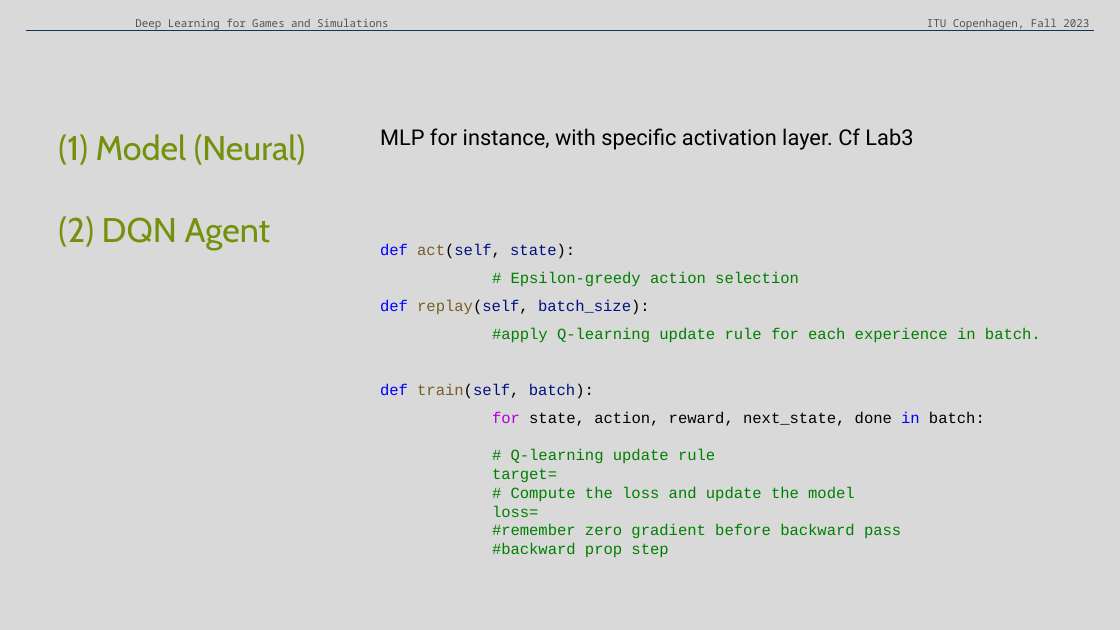
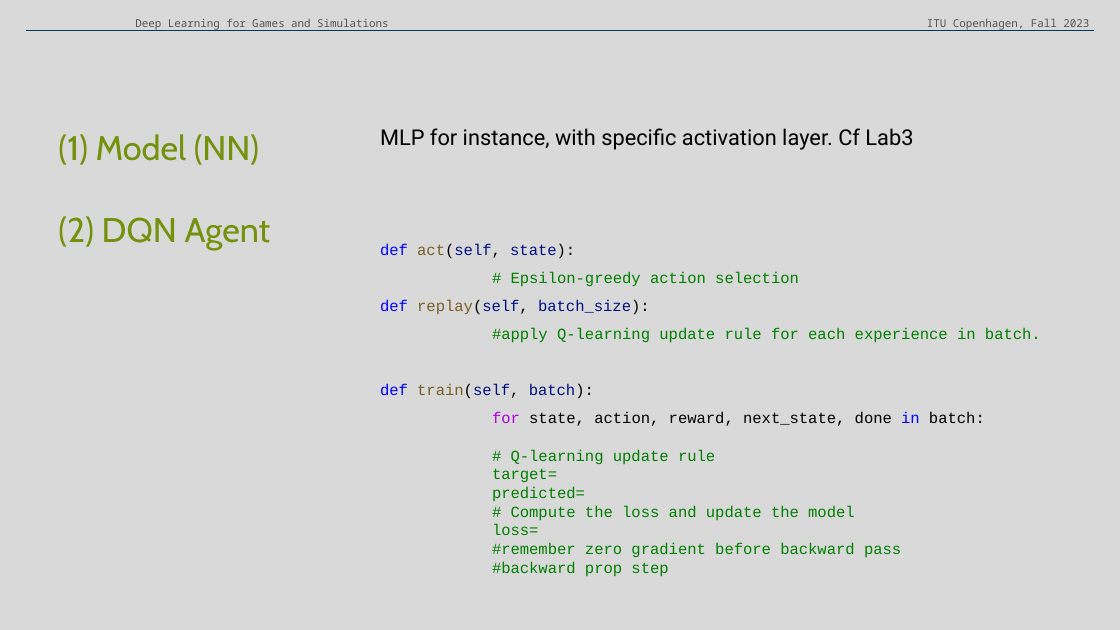
Before and after one commit to claireaoi/dlgs, a slide deck: slide 24 of dlgs.pptx. Drawn at 1120x630 pixels with LibreOffice and Linux fonts; fonts in the diff are those of the drawing. Boxes give left, top, right and bottom in pixels: in the first picture for what was removed or moved away, otherwise in the second. Text is boxed around its words. In the diff, an @@ line names an element or a change of style, - is before the commit and + after.

Commit message:
lab 5

```diff
--- a/dlgs.pptx
+++ b/dlgs.pptx
@@ text at box(58, 134, 259, 165): text changed @@
-(1) Model (Neural)
+(1) Model (NN)
@@ text at box(492, 486, 585, 501): paragraph added @@
+    predicted=
```
